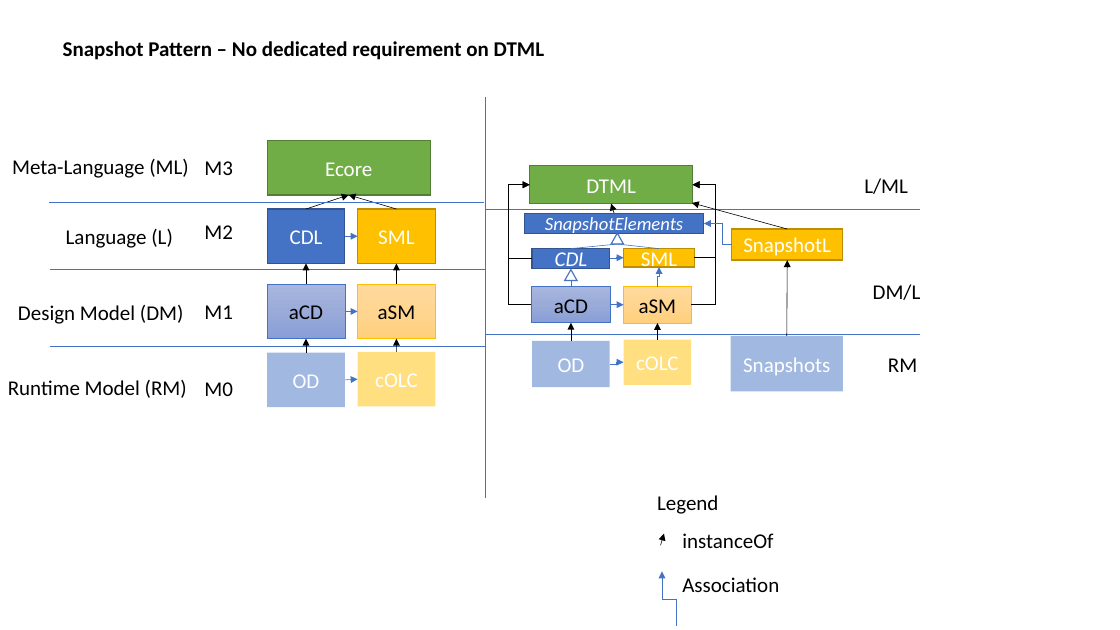
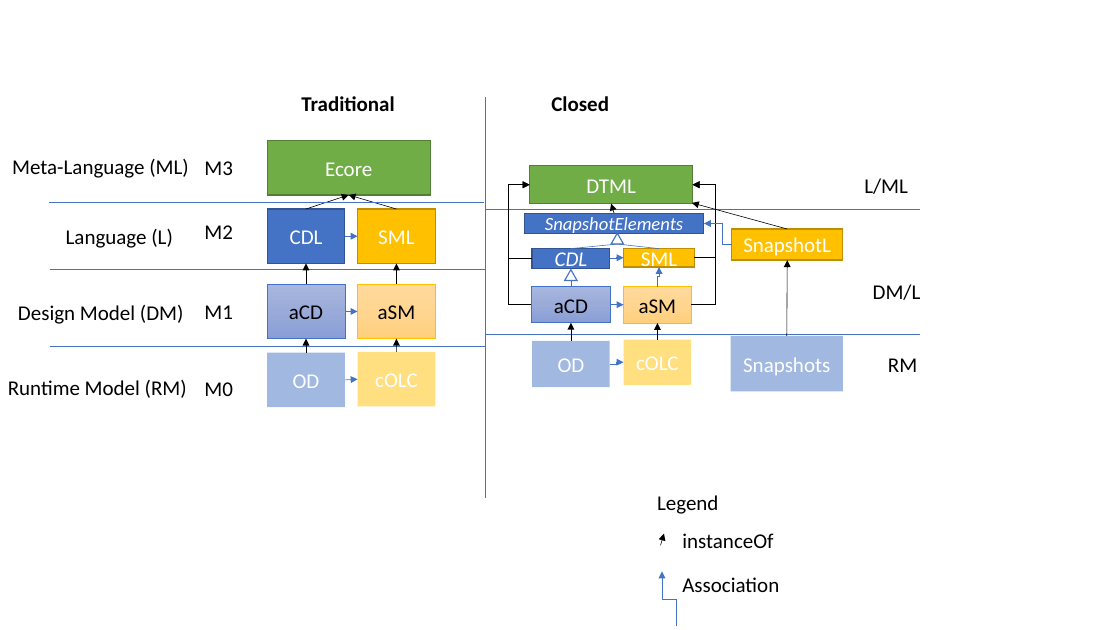
Before and after one commit to cdl-mint/at-journal, a slide deck: slide 21 of figures/2022_AT_Figures.pptx (slide 9 before the commit). Drawn at 1120x630 pixels with LibreOffice and Linux fonts; fonts in the diff are those of the drawing. Boxes give left, top, right and bottom in pixels: in the first picture for what was removed or moved away, otherwise in the second. Text is boxed around its words. In the diff, an @@ line names an element or a change of style, - is before the commit and + after.

```diff
--- a/figures/2022_AT_Figures.pptx
+++ b/figures/2022_AT_Figures.pptx
@@ text removed at (63, 41, 545, 60) @@
-Snapshot Pattern – No dedicated requirement on DTML
@@ text added at (301, 96, 394, 111), 18 pt, text #000000, bold @@
+Traditional
@@ text added at (551, 96, 609, 111), 18 pt, text #000000, bold @@
+Closed
```
Also in this commit, not shown: 3 other slides changed, 9 slides added, 3 slides removed, 5 other files.
